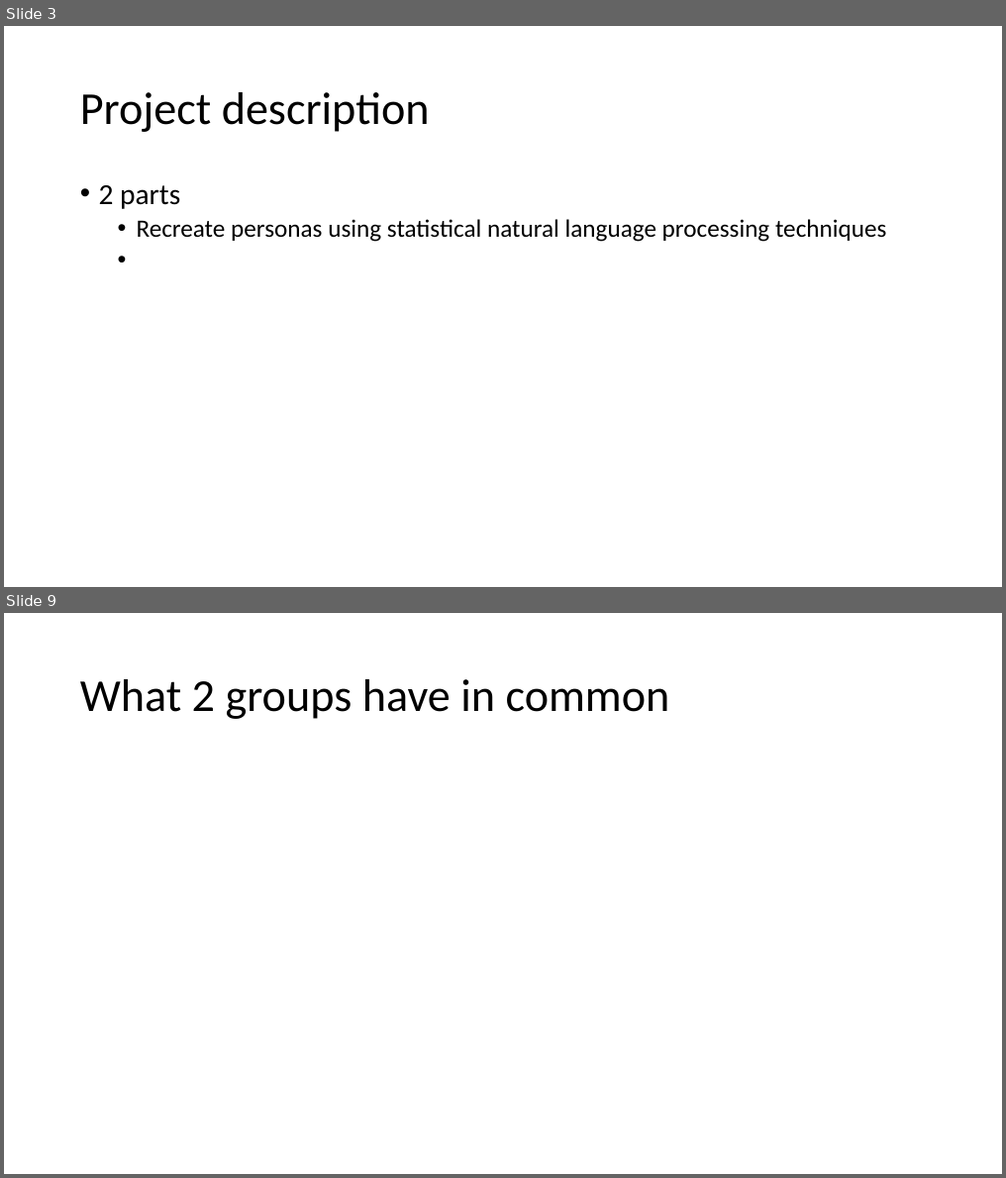
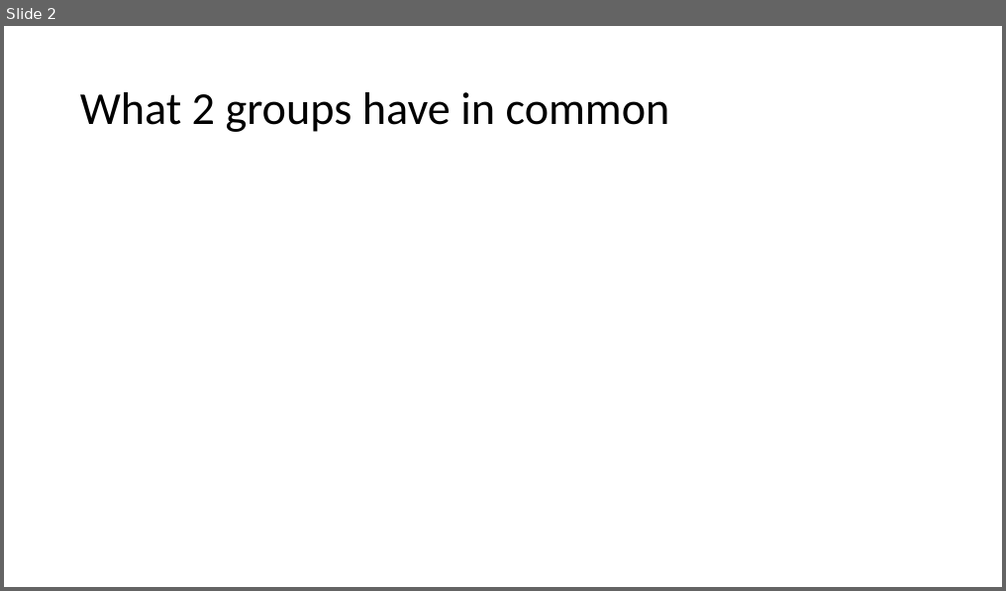
Before and after one commit to PersonaPredicta/Survey_Says..., a slide deck: New_personas.pptx. Shown one above the other, each under a label of ours: slides 3 and 9 before the commit, slide 2 after it; the slides between them are not shown. The pictures are 1006x1178 and 1006x591 pixels, drawn with LibreOffice and Linux fonts; fonts in the diff are those of the drawing. Boxes give left, top, right and bottom in pixels: in the first picture for what was removed or moved away, otherwise in the second. Text is boxed around its words. In the diff, an @@ line names an element or a change of style, - is before the commit and + after.

```diff
--- a/New_personas.pptx
+++ b/New_personas.pptx
@@ slide 3 removed at (4, 26, 1002, 587), background #FFFFFF @@
@@ title removed at (80, 92, 430, 132) @@
-Project description
@@ text removed at (99, 185, 886, 242) @@
-• 2 parts
-  • Recreate personas using statistical natural language processing techniques
@@ what was slide 9 is now slide 2 @@
```
Also in this commit, not shown: 3 slides changed, 9 other slides removed.
